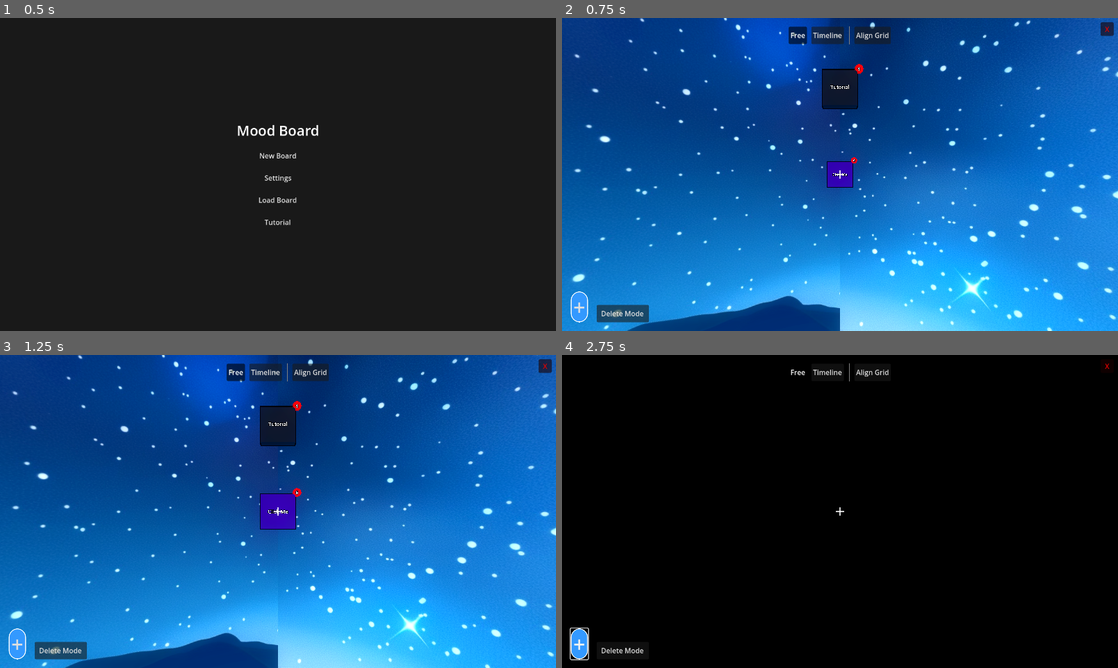
Above: before the commit, frames 1-4 (two rows, left to right).
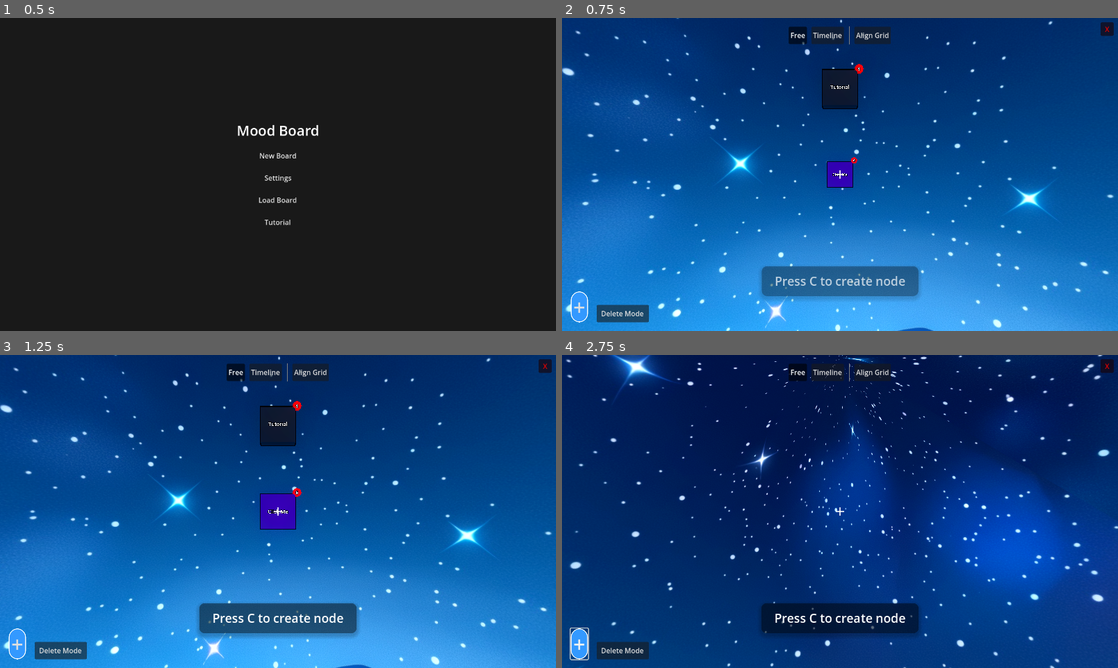
Above: after the commit, the same moments.

Repository: Asderek/MoodBoard
Game: Godot game, scene res://Scenes/MainMenu.tscn
Same seed, same stepped clock (60 frames per second), same inputs: the game is played once before the commit and once after it.
Inputs (mouse positions are in pixels of both pictures, inside the frame that each line leads up to):
- Up to frame 1 (0.5 s): no input
- Up to frame 2 (0.75 s): click "Tutorial" at 0.5 s
- Up to frame 3 (1.25 s): no input
- Up to frame 4 (2.75 s): click "+" at 1.25 s; tap C at 2 s; move the mouse to (867, 511) at 2.02 s; hold W from 2.03 s (still down); hold Shift from 2.03 s (still down); click (867, 511) at 2.17 s; tap Space at 2.27 s; tap N at 2.3 s

Frame 1 is identical in both runs. In frame 2, 52% of the frame differs, in the area x 0-100%, y 0-100%; in frame 3, 52%; in frame 4, 99%.

Commit message:
mudancas

Diff:
--- a/Scripts/CameraController.gd
+++ b/Scripts/CameraController.gd
@@ -12,6 +12,11 @@
 var grabbed_node: Node3D = null
 var grab_distance: float = 4.0
 
+# Hold-Click to Enter
+var _left_click_target: Node3D = null
+var _left_click_time: int = 0
+var _is_left_holding: bool = false
+
 func _ready():
 	position = Vector3(0, 0, default_distance)
 	Input.set_mouse_mode(Input.MOUSE_MODE_CAPTURED)
@@ -29,14 +34,40 @@
 			main_script.return_to_menu()
 			return
 
-	# Recapture mouse on click or handle double click
-	if event is InputEventMouseButton and event.pressed and event.button_index == MOUSE_BUTTON_LEFT:
+	# Left Click: Select (short) or Enter (hold)
+	if event is InputEventMouseButton and event.button_index == MOUSE_BUTTON_LEFT:
 		if Input.get_mouse_mode() != Input.MOUSE_MODE_CAPTURED:
-			Input.set_mouse_mode(Input.MOUSE_MODE_CAPTURED)
+			if event.pressed:
+				Input.set_mouse_mode(Input.MOUSE_MODE_CAPTURED)
+				# Close sidebar when recapturing mouse
+				var main_script = get_node("/root/Main")
+				if main_script == null: main_script = get_parent()
+				if main_script and main_script.ui_layer and main_script.ui_layer.has_method("close_sidebar"):
+					main_script.ui_layer.close_sidebar()
+					main_script.clear_selection()
+				get_viewport().set_input_as_handled()
+			return
+
+		if event.pressed and grabbed_node != null:
+			# Left click while holding a node: try reparent first, then drop
+			var main_script = get_node("/root/Main")
+			if main_script == null: main_script = get_parent()
+
+			if main_script and main_script.has_method("execute_grab_reparent_drop"):
+				if main_script.execute_grab_reparent_drop(grabbed_node):
+					grabbed_node = null
+					get_viewport().set_input_as_handled()
+					return
+
+			# No reparent target: just drop in place
+			if main_script and main_script.has_method("clear_grab_reparent_hover"):
+				main_script.clear_grab_reparent_hover()
+			grabbed_node = null
 			get_viewport().set_input_as_handled()
 			return
-		elif event.double_click and grabbed_node == null:
-			# Double click while captured: try to enter node
+
+		if event.pressed and grabbed_node == null:
+			# Raycast from center of screen to find a node
 			var space_state = get_world_3d().direct_space_state
 			var query = PhysicsRayQueryParameters3D.create(global_position, global_position - global_transform.basis.z * 100.0)
 			query.collide_with_areas = true
@@ -46,9 +77,38 @@
 			if result:
 				var collider = result.collider
 				if collider.has_method("set_selected"):
-					collider.emit_signal("node_entered", collider)
+					# Start hold timer
+					_left_click_target = collider
+					_left_click_time = Time.get_ticks_msec()
+					_is_left_holding = true
 					get_viewport().set_input_as_handled()
 					return
+
+		if not event.pressed and _is_left_holding:
+			# Released - check hold duration
+			var elapsed = Time.get_ticks_msec() - _left_click_time
+			_is_left_holding = false
+
+			var main_script = get_node("/root/Main")
+			if main_script == null: main_script = get_parent()
+
+			if elapsed >= 600:
+				# Hold click: enter node
+				if _left_click_target and is_instance_valid(_left_click_target):
+					_left_click_target.emit_signal("node_entered", _left_click_target)
+			else:
+				# Short click: select node + open sidebar
+				if _left_click_target and is_instance_valid(_left_click_target):
+					if main_script and main_script.has_method("_on_node_selected"):
+						main_script._on_node_selected(_left_click_target, false)
+
+			# Hide hold indicator
+			if main_script and main_script.ui_layer:
+				main_script.ui_layer.hide_hold_indicator()
+
+			_left_click_target = null
+			get_viewport().set_input_as_handled()
+			return
 
 	# Right Click to Go Back
 	if event is InputEventMouseButton and event.button_index == MOUSE_BUTTON_RIGHT:
@@ -112,6 +172,28 @@
 		rotation.x = pitch
 
 func _process(delta):
+	# Hold-Click Indicator (mirrors right-click hold)
+	if _is_left_holding:
+		var elapsed = Time.get_ticks_msec() - _left_click_time
+		var progress = float(elapsed) / 600.0
+
+		var main_script = get_node("/root/Main")
+		if main_script == null: main_script = get_parent()
+
+		# Show hold indicator at center of screen
+		if main_script and main_script.ui_layer:
+			var center = get_viewport().get_visible_rect().size / 2.0
+			main_script.ui_layer.update_hold_indicator(center, progress)
+
+		if elapsed >= 600:
+			# Auto-enter on hold completion
+			_is_left_holding = false
+			if _left_click_target and is_instance_valid(_left_click_target):
+				_left_click_target.emit_signal("node_entered", _left_click_target)
+			_left_click_target = null
+			if main_script and main_script.ui_layer:
+				main_script.ui_layer.hide_hold_indicator()
+
 	# Movement
 	if Input.get_mouse_mode() == Input.MOUSE_MODE_CAPTURED:
 		var input_dir = Vector3.ZERO
@@ -135,7 +217,8 @@
 		# Keep forward and right flat on XZ plane if you want standard FPS movement,
 		# or allow flying if you want 6DOF. Let's do 6DOF (flying) since it's a moodboard.
 		var move_dir = (right * input_dir.x) + (global_transform.basis.y.normalized() * input_dir.y) + (forward * -input_dir.z)
-		position += move_dir * move_speed * delta
+		var speed = move_speed * (1.8 if Input.is_physical_key_pressed(KEY_SHIFT) else 1.0)
+		position += move_dir * speed * delta
 
 	# Update grabbed node position
 	if grabbed_node and is_instance_valid(grabbed_node):
@@ -146,15 +229,30 @@
 		# Update node's internal position data so it saves correctly
 		grabbed_node.node_data["pos_x"] = grabbed_node.global_position.x
 		grabbed_node.node_data["pos_y"] = grabbed_node.global_position.y
-		# Wait, 3D nodes should save Z as well? MoodBoard was 2D.
-		# If we save Z, we need to ensure nodes have a pos_z.
 		if not grabbed_node.node_data.has("pos_z"):
 			grabbed_node.node_data["pos_z"] = 0.0
 		grabbed_node.node_data["pos_z"] = grabbed_node.global_position.z
 
+		# Check reparent proximity
+		var main_script = get_node("/root/Main")
+		if main_script == null: main_script = get_parent()
+		if main_script and main_script.has_method("update_grab_reparent_hover"):
+			main_script.update_grab_reparent_hover(grabbed_node)
+
 func _toggle_grab():
 	if grabbed_node:
-		# Drop it
+		# Drop it: try reparent first
+		var main_script = get_node("/root/Main")
+		if main_script == null: main_script = get_parent()
+
+		if main_script and main_script.has_method("execute_grab_reparent_drop"):
+			if main_script.execute_grab_reparent_drop(grabbed_node):
+				grabbed_node = null
+				return
+
+		# No reparent: just drop
+		if main_script and main_script.has_method("clear_grab_reparent_hover"):
+			main_script.clear_grab_reparent_hover()
 		grabbed_node = null
 	else:
 		# Attempt to grab
--- a/Scripts/Main.gd
+++ b/Scripts/Main.gd
@@ -99,6 +99,10 @@
 
 	_spawn_layer(mood_data, Vector3.ZERO)
 
+	# Show Creation Hint
+	if ui_layer and ui_layer.has_method("show_creation_hint"):
+		ui_layer.show_creation_hint()
+
 func _setup_environment():
 	# 3D "SCREEN SPACE" BACKGROUND IMPLEMENTATION
 	# Problem: CanvasLayer renders ON TOP of 3D.
@@ -162,6 +166,7 @@
 
 	sky_mat.panorama = tex
 	env.background_mode = Environment.BG_SKY
+	env.sky_rotation = Vector3(0, PI, 0) # Rotate 180° so seam is behind camera
 	env.ambient_light_source = Environment.AMBIENT_SOURCE_SKY
 	env.glow_enabled = true
 	env.glow_intensity = 1.5
@@ -338,7 +343,7 @@
 				get_viewport().set_input_as_handled()
 
 	if event is InputEventKey and event.pressed:
-		if event.keycode == KEY_N:
+		if event.keycode == KEY_N or event.keycode == KEY_C:
 			add_new_node()
 
 func _handle_copy_command():
@@ -482,6 +487,62 @@
 				hovered_reparent_node.show_reparent_feedback()
 
 	# If nothing found, hovered_reparent_node becomes null (after hiding old)
+
+# --- 3D GRAB REPARENT SYSTEM ---
+# Called by CameraController._process() while a node is grabbed
+func update_grab_reparent_hover(grabbed: Node3D):
+	var found_node = null
+	var threshold = 1.5
+
+	# Check all nodes (siblings + headers)
+	for other in node_root.get_children():
+		if other == grabbed: continue
+		if not is_instance_valid(other): continue
+		if other.is_queued_for_deletion(): continue
+		if not other.has_method("set_selected"): continue
+
+		var dist = grabbed.global_position.distance_to(other.global_position)
+		if dist < threshold:
+			found_node = other
+			break
+
+	# Update state
+	if found_node != hovered_reparent_node:
+		# Exit old
+		if hovered_reparent_node and is_instance_valid(hovered_reparent_node):
+			if hovered_reparent_node.has_method("hide_reparent_feedback"):
+				hovered_reparent_node.hide_reparent_feedback()
+
+		# Enter new
+		hovered_reparent_node = found_node
+		if hovered_reparent_node and is_instance_valid(hovered_reparent_node):
+			if hovered_reparent_node.has_method("show_reparent_feedback"):
+				hovered_reparent_node.show_reparent_feedback()
+
+# Called by CameraController when dropping a grabbed node
+func execute_grab_reparent_drop(grabbed: Node3D) -> bool:
+	if not hovered_reparent_node or not is_instance_valid(hovered_reparent_node):
+		hovered_reparent_node = null
+		return false
+
+	var target = hovered_reparent_node
+
+	# Determine if target is header (ancestor) or sibling
+	if target.is_in_group("header_node"):
+		_execute_reparent_to_ancestor(grabbed, target)
+	else:
+		_execute_reparent_to_sibling(grabbed, target)
+
+	# Cleanup visuals
+	target.hide_reparent_feedback()
+	hovered_reparent_node = null
+	return true
+
+func clear_grab_reparent_hover():
+	if hovered_reparent_node and is_instance_valid(hovered_reparent_node):
+		if hovered_reparent_node.has_method("hide_reparent_feedback"):
+			hovered_reparent_node.hide_reparent_feedback()
+	hovered_reparent_node = null
 
 
 func clear_selection():
--- a/Scripts/UI.gd
+++ b/Scripts/UI.gd
@@ -188,6 +188,9 @@
 
 	sidebar.visible = true
 
+	# Free mouse so user can click sidebar controls
+	Input.set_mouse_mode(Input.MOUSE_MODE_VISIBLE)
+
 	if not was_visible:
 		# Initial Open Animation (Slide In)
 		# Start Off-Screen (Collapsed Position)
@@ -387,6 +390,8 @@
 	# After animation, hide everything
 	tween.chain().tween_callback(func():
 		sidebar.visible = false
+		# Re-capture mouse for camera movement
+		Input.set_mouse_mode(Input.MOUSE_MODE_CAPTURED)
 	)
 
 	current_node_ref = null
@@ -749,3 +754,62 @@
 func hide_selection_box():
 	if selection_box:
 		selection_box.visible = false
+
+func show_creation_hint():
+	var hint_label = Label.new()
+	hint_label.text = "Press C to create node"
+	hint_label.name = "CreationHint"
+
+	# Premium Style
+	var style = StyleBoxFlat.new()
+	style.bg_color = Color(0, 0, 0, 0.4)
+	style.corner_radius_top_left = 12
+	style.corner_radius_top_right = 12
+	style.corner_radius_bottom_left = 12
+	style.corner_radius_bottom_right = 12
+	style.content_margin_left = 30
+	style.content_margin_right = 30
+	style.content_margin_top = 15
+	style.content_margin_bottom = 15
+	style.shadow_color = Color(0, 0, 0, 0.2)
+	style.shadow_size = 10
+	style.shadow_offset = Vector2(0, 5)
+
+	hint_label.add_theme_stylebox_override("normal", style)
+	hint_label.add_theme_font_size_override("font_size", 28)
+	hint_label.horizontal_alignment = HORIZONTAL_ALIGNMENT_CENTER
+	hint_label.vertical_alignment = VERTICAL_ALIGNMENT_CENTER
+
+	hint_label.modulate.a = 0.0 # Start hidden
+
+	$ForegroundLayer.add_child(hint_label)
+
+	# Position at bottom center after the label knows its size
+	await get_tree().process_frame
+	var screen_size = get_viewport_rect().size
+	var label_size = hint_label.get_minimum_size()
+	hint_label.position = Vector2(
+		(screen_size.x - label_size.x) / 2.0,
+		screen_size.y - label_size.y - 80.0
+	)
+	hint_label.pivot_offset = label_size / 2.0
+
+	# Animation (3 seconds total)
+	var tween = create_tween()
+
+	# Fade In + Slight Scale Up
+	hint_label.scale = Vector2(0.9, 0.9)
+
+	tween.set_parallel(true)
+	tween.tween_property(hint_label, "modulate:a", 1.0, 0.5).set_trans(Tween.TRANS_CUBIC).set_ease(Tween.EASE_OUT)
+	tween.tween_property(hint_label, "scale", Vector2.ONE, 0.5).set_trans(Tween.TRANS_BACK).set_ease(Tween.EASE_OUT)
+
+	# Wait
+	tween.set_parallel(false)
+	tween.tween_interval(2.0)
+
+	# Fade Out
+	tween.tween_property(hint_label, "modulate:a", 0.0, 0.5).set_trans(Tween.TRANS_CUBIC).set_ease(Tween.EASE_IN)
+
+	# Cleanup
+	tween.tween_callback(hint_label.queue_free)
